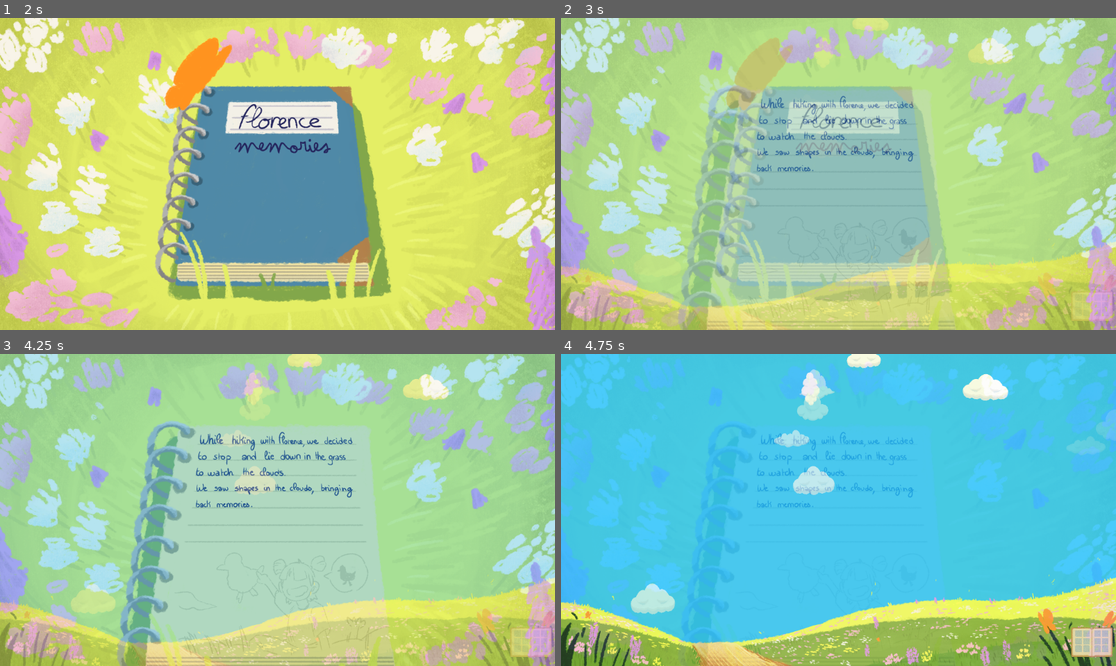
Above: before the commit, frames 1-4 (two rows, left to right).
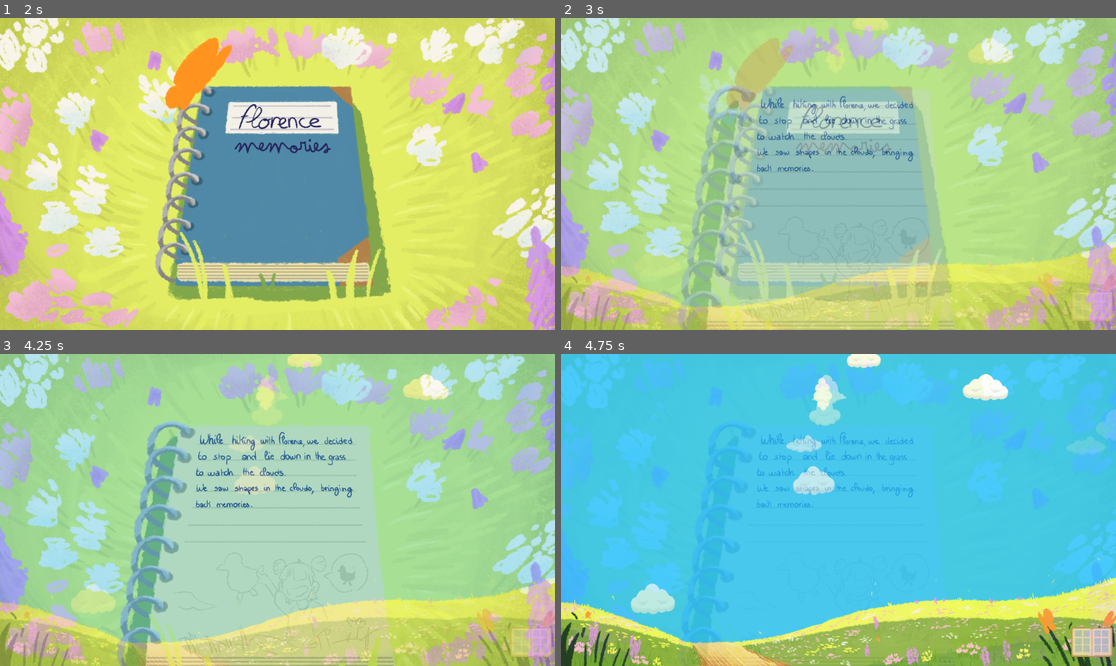
Above: after the commit, the same moments.

Repository: misterbamboo/ld-58
Game: Godot game, scene res://MainScene.tscn
Same seed, same stepped clock (60 frames per second), same inputs: the game is played once before the commit and once after it.
Inputs (mouse positions are in pixels of both pictures, inside the frame that each line leads up to):
- Up to frame 1 (2 s): click (249, 239) at 0.5 s; tap Enter at 1.25 s; move the mouse to (399, 158) at 1.27 s; tap P at 1.35 s; click (399, 158) at 1.42 s
- Up to frame 2 (3 s): move the mouse to (727, 189) at 2.02 s; tap P at 2.1, 2.85 s; click (727, 189) at 2.17 s; move the mouse to (894, 105) at 2.77 s; click (894, 105) at 2.92 s
- Up to frame 3 (4.25 s): move the mouse to (249, 572) at 3.52 s; tap P at 3.6 s; click (249, 572) at 3.67 s
- Up to frame 4 (4.75 s): move the mouse to (1005, 556) at 4.27 s; tap P at 4.35 s; click (1005, 556) at 4.42 s

Frame 1 is identical in both runs. In frame 2, 0.1% of the frame differs, in the area x 45-51%, y 6-16%; in frame 3, 0.8%; in frame 4, 1.2%, in the area x 38-52%, y 4-32%.

Commit message:
feat: Add ending word

Diff:
--- a/src/game/florence-memories/MainScene.tscn
+++ b/src/game/florence-memories/MainScene.tscn
@@ -21,6 +21,7 @@
 [ext_resource type="PackedScene" uid="uid://bk3vl85ad74aj" path="res://clouds/cloud-shapes/star-cloud.tscn" id="16_xtmsi"]
 [ext_resource type="PackedScene" uid="uid://r3te2808goqh" path="res://clouds/cloud-shapes/strawberry-cloud.tscn" id="17_anuui"]
 [ext_resource type="PackedScene" uid="uid://ffosy5ouk40a" path="res://clouds/cloud-shapes/trefle-cloud.tscn" id="18_8qg48"]
+[ext_resource type="PackedScene" uid="uid://xtjb3h20thw3" path="res://ending-cloud/ending-cloud.tscn" id="22_8qg48"]
 
 [node name="MainScene" type="Control"]
 layout_mode = 3
@@ -60,3 +61,6 @@
 [node name="MainMenu" parent="." instance=ExtResource("10_8xkvn")]
 visible = false
 layout_mode = 1
+
+[node name="EndingCloud" parent="." instance=ExtResource("22_8qg48")]
+position = Vector2(583, 341)
--- a/src/game/florence-memories/clouds/cloud.gd
+++ b/src/game/florence-memories/clouds/cloud.gd
@@ -99,11 +99,14 @@
 
 func check_if_vanished():
 	var current_time = get_current_time()
-	if current_time >= lifespan:
-		if not is_managed_by_shape:
+	if not is_managed_by_shape:
+		# Individual clouds: wait for fadeout to complete before destroying
+		if current_time >= lifespan and is_faded_out():
 			MessageBus.publish(CloudEvents.CLOUD_VANISHED, {"cloud": self})
 			queue_free()
-		else:
+	else:
+		# Managed clouds: just hide when time is up
+		if current_time >= lifespan:
 			visible = false
 
 func set_direction(new_direction: int) -> void:
--- a/src/game/florence-memories/clouds/cloud_events.gd
+++ b/src/game/florence-memories/clouds/cloud_events.gd
@@ -5,3 +5,5 @@
 const SHAPE_VANISHED: String = "shape_vanished"
 const SHAPE_FULLY_FADED: String = "shape_fully_faded"
 const SHAPE_SPAWNED: String = "shape_spawned"
+const ALL_MEMORIES_COLLECTED: String = "all_memories_collected"
+const GAME_COMPLETED: String = "game_completed"
--- a/src/game/florence-memories/clouds/cloud_spawner.gd
+++ b/src/game/florence-memories/clouds/cloud_spawner.gd
@@ -9,11 +9,14 @@
 @export var cloud_scenes: Array[PackedScene] = []
 @export var shape_scenes: Array[PackedScene] = []
 
-const SHAPE_PADDING_SIDES: float = 0.05  # 5% padding for left, top, right
-const SHAPE_PADDING_BOTTOM: float = 0.15  # 15% padding for bottom
+const SHAPE_PADDING_SIDES: float = 0.10  # 10% padding for left, top, right
+const SHAPE_PADDING_BOTTOM: float = 0.25  # 25% padding for bottom
+
 const CLOUD_PADDING_RIGHT: float = -0.05  # Allow 5% outside right edge
-const SHAPE_SPAWN_INTERVAL: float = 30.0
+
+const SHAPE_SPAWN_INTERVAL: float = 20.0
 const CLOUD_SPAWN_INTERVAL: float = 2.0
+
 const CLOUD_LIFESPAN: float = 30.0
 
 const CLOUD_MIN_SCALE: float = 1.0
--- /dev/null
+++ b/src/game/florence-memories/ending-cloud/ending-cloud-control.gd
@@ -0,0 +1,112 @@
+extends Node2D
+
+var timer: float = 0.0
+var is_timer_active: bool = false
+var all_faded_in: bool = false
+var cloud_count: int = 0
+var total_fade_time: float = 0.0
+var click_area: Area2D
+
+func _ready() -> void:
+	# Subscribe to all memories collected event
+	MessageBus.subscribe(CloudEvents.ALL_MEMORIES_COLLECTED, _on_all_memories_collected)
+
+	# Count child clouds
+	cloud_count = 0
+	for child in get_children():
+		if child is Sprite2D:
+			cloud_count += 1
+
+	# Calculate total time for all clouds to fade in
+	total_fade_time = cloud_count * 0.1  # 0.1s per cloud (updated FADE_DURATION)
+
+func _input(event: InputEvent) -> void:
+	# Debug trigger: Ctrl+P to start animation
+	if event is InputEventKey:
+		if event.pressed and event.keycode == KEY_P and event.ctrl_pressed:
+			print("[EndingCloudControl] DEBUG: Ctrl+P pressed - triggering animation")
+			_on_all_memories_collected({})
+
+func _process(delta: float) -> void:
+	if not is_timer_active:
+		return
+
+	timer += delta
+
+	# Check if all clouds have faded in
+	if not all_faded_in and timer >= total_fade_time:
+		all_faded_in = true
+		create_click_area()
+
+func get_timer() -> float:
+	return timer
+
+func _on_all_memories_collected(data: Dictionary) -> void:
+	print("[EndingCloudControl] All memories collected! Starting animation...")
+	is_timer_active = true
+
+func create_click_area() -> void:
+	# Calculate bounds from all child cloud positions
+	var bounds = calculate_clickable_bounds()
+
+	# Create clickable area
+	click_area = Area2D.new()
+	add_child(click_area)
+
+	var collision_shape = CollisionShape2D.new()
+	var rect_shape = RectangleShape2D.new()
+
+	var width = bounds.max_x - bounds.min_x
+	var height = bounds.max_y - bounds.min_y
+	var center_x = (bounds.min_x + bounds.max_x) / 2.0
+	var center_y = (bounds.min_y + bounds.max_y) / 2.0
+
+	rect_shape.size = Vector2(width, height)
+	collision_shape.shape = rect_shape
+	collision_shape.position = Vector2(center_x, center_y)
+
+	click_area.add_child(collision_shape)
+	click_area.input_event.connect(_on_click_area_input_event)
+
+	print("[EndingCloudControl] Click area created at: ", center_x, ",", center_y, " size: ", width, "x", height)
+
+func calculate_clickable_bounds() -> Dictionary:
+	var min_x = INF
+	var max_x = -INF
+	var min_y = INF
+	var max_y = -INF
+
+	for child in get_children():
+		if child is Sprite2D:
+			var pos = child.position
+			min_x = min(min_x, pos.x)
+			max_x = max(max_x, pos.x)
+			min_y = min(min_y, pos.y)
+			max_y = max(max_y, pos.y)
+
+	return {
+		"min_x": min_x,
+		"max_x": max_x,
+		"min_y": min_y,
+		"max_y": max_y
+	}
+
+func _on_click_area_input_event(viewport: Node, event: InputEvent, shape_idx: int) -> void:
+	if event is InputEventMouseButton:
+		if event.pressed and event.button_index == MOUSE_BUTTON_LEFT:
+			print("[EndingCloudControl] Ending cloud clicked! Starting fade out...")
+			fade_out_all_clouds()
+
+func fade_out_all_clouds() -> void:
+	# Disable click area
+	if click_area:
+		click_area.queue_free()
+
+	# Start fade out for all clouds
+	for child in get_children():
+		if child is Sprite2D and child.has_method("start_fade_out"):
+			child.start_fade_out(timer)
+
+	# Wait for fade out to complete, then publish game completed event
+	await get_tree().create_timer(1.0).timeout  # FADE_OUT_DURATION
+	MessageBus.publish(CloudEvents.GAME_COMPLETED, {})
--- /dev/null
+++ b/src/game/florence-memories/ending-cloud/ending-cloud.gd
@@ -0,0 +1,86 @@
+extends Sprite2D
+
+# Static coordination for sequential animation
+static var clouds: Array[Sprite2D] = []
+
+const FADE_DURATION: float = 0.1
+const FADE_OUT_DURATION: float = 1.0
+const ANIM_SCALE: float = 0.15
+const ANIM_ROTATION: float = 0.15
+
+var cloud_index: int = -1
+var initial_scale: Vector2
+var initial_rotation: float
+var fade_in_start_time: float = 0.0
+var is_faded_in: bool = false
+var is_fading_out: bool = false
+var fade_out_start_time: float = 0.0
+
+# Random animation parameters for unique movement
+var animation_offset: float = 0.0
+var scale_speed: float = 1.0
+var rotation_speed: float = 1.0
+
+func _ready() -> void:
+	# Store initial values
+	initial_scale = scale
+	initial_rotation = rotation
+
+	# Start invisible
+	modulate.a = 0.0
+
+	# Register in static array
+	cloud_index = clouds.size()
+	clouds.append(self)
+
+	# Calculate when this cloud should start fading in
+	fade_in_start_time = cloud_index * FADE_DURATION
+
+	# Randomize animation parameters for unique movement
+	animation_offset = randf() * TAU  # Random phase 0 to 2π
+	scale_speed = randf_range(0.5, 1.5)
+	rotation_speed = randf_range(0.5, 1.5)
+
+func _process(delta: float) -> void:
+	var timer = get_timer()
+
+	# Handle fade-out (takes priority)
+	if is_fading_out:
+		update_fade_out(timer)
+		return
+
+	# Handle fade-in
+	if not is_faded_in:
+		update_fade_in(timer)
+	else:
+		# Gentle animation after fade-in
+		apply_gentle_animation(timer)
+
+func get_timer() -> float:
+	var parent = get_parent()
+	if parent and parent.has_method("get_timer"):
+		return parent.get_timer()
+	return 0.0
+
+func update_fade_in(timer: float) -> void:
+	if timer >= fade_in_start_time:
+		var fade_progress = (timer - fade_in_start_time) / FADE_DURATION
+		modulate.a = clamp(fade_progress, 0.0, 1.0)
+
+		if fade_progress >= 1.0:
+			is_faded_in = true
+
+func apply_gentle_animation(timer: float) -> void:
+	# Gentle scale and rotation oscillation with random timing
+	var scale_oscillation = 1.0 + sin((timer + animation_offset) * scale_speed) * ANIM_SCALE
+	scale = initial_scale * scale_oscillation
+
+	rotation = initial_rotation + sin((timer + animation_offset) * rotation_speed * 0.8) * ANIM_ROTATION
+
+func start_fade_out(timer: float) -> void:
+	is_fading_out = true
+	fade_out_start_time = timer
+
+func update_fade_out(timer: float) -> void:
+	var fade_progress = (timer - fade_out_start_time) / FADE_OUT_DURATION
+	modulate.a = clamp(1.0 - fade_progress, 0.0, 1.0)
--- /dev/null
+++ b/src/game/florence-memories/ending-cloud/ending-cloud.tscn
@@ -0,0 +1,447 @@
+[gd_scene load_steps=5 format=3 uid="uid://xtjb3h20thw3"]
+
+[ext_resource type="Script" uid="uid://blk2anul1q61l" path="res://ending-cloud/ending-cloud-control.gd" id="1_gtn0t"]
+[ext_resource type="Texture2D" uid="uid://d3k3dlxywhqgq" path="res://clouds/assets/Cloud_2.png" id="1_itxg0"]
+[ext_resource type="Script" uid="uid://btuf5uiv2hdb4" path="res://ending-cloud/ending-cloud.gd" id="2_itxg0"]
+[ext_resource type="Texture2D" uid="uid://cwcv025mi34tp" path="res://clouds/assets/Cloud_3.png" id="3_2b4qd"]
+
+[node name="EndingCloud" type="Node2D"]
+script = ExtResource("1_gtn0t")
+
+[node name="Cloud1" type="Sprite2D" parent="."]
+position = Vector2(-43.199936, -110.81906)
+rotation = -0.48202914
+scale = Vector2(0.05, 0.06575518)
+texture = ExtResource("1_itxg0")
+script = ExtResource("2_itxg0")
+
+[node name="Cloud2" type="Sprite2D" parent="."]
+position = Vector2(-28.199936, -111.81911)
+rotation = 0.34666437
+scale = Vector2(0.05, 0.06575518)
+texture = ExtResource("1_itxg0")
+script = ExtResource("2_itxg0")
+
+[node name="Cloud3" type="Sprite2D" parent="."]
+position = Vector2(-36.199936, -93.81911)
+scale = Vector2(0.05, 0.06575518)
+texture = ExtResource("1_itxg0")
+script = ExtResource("2_itxg0")
+
+[node name="Cloud4" type="Sprite2D" parent="."]
+position = Vector2(-0.20018005, -99.81911)
+scale = Vector2(0.10937465, 0.10937465)
+texture = ExtResource("3_2b4qd")
+script = ExtResource("2_itxg0")
+
+[node name="Cloud5" type="Sprite2D" parent="."]
+position = Vector2(25.800064, -108.81911)
+scale = Vector2(0.05, 0.06575518)
+texture = ExtResource("1_itxg0")
+script = ExtResource("2_itxg0")
+
+[node name="Cloud6" type="Sprite2D" parent="."]
+position = Vector2(30.800064, -89.819046)
+rotation = -0.7853982
+scale = Vector2(0.05, 0.06575518)
+texture = ExtResource("1_itxg0")
+script = ExtResource("2_itxg0")
+
+[node name="Cloud7" type="Sprite2D" parent="."]
+position = Vector2(44.800064, -89.81911)
+rotation = 0.7853982
+scale = Vector2(0.05, 0.06575518)
+texture = ExtResource("1_itxg0")
+script = ExtResource("2_itxg0")
+
+[node name="Cloud8" type="Sprite2D" parent="."]
+position = Vector2(47.800064, -108.81911)
+scale = Vector2(0.05, 0.06575518)
+texture = ExtResource("1_itxg0")
+script = ExtResource("2_itxg0")
+
+[node name="Cloud9" type="Sprite2D" parent="."]
+position = Vector2(-131.20001, -31.819092)
+scale = Vector2(0.05, 0.06575518)
+texture = ExtResource("1_itxg0")
+script = ExtResource("2_itxg0")
+
+[node name="Cloud10" type="Sprite2D" parent="."]
+position = Vector2(-118.20001, -44.81909)
+rotation = 1.0936267
+scale = Vector2(0.05, 0.06575518)
+texture = ExtResource("1_itxg0")
+script = ExtResource("2_itxg0")
+
+[node name="Cloud11" type="Sprite2D" parent="."]
+position = Vector2(-121.69, -16.439087)
+rotation = -1.0943215
+scale = Vector2(0.05, 0.06575518)
+texture = ExtResource("1_itxg0")
+script = ExtResource("2_itxg0")
+
+[node name="Cloud12" type="Sprite2D" parent="."]
+position = Vector2(-86.20006, -30.819092)
+scale = Vector2(0.10937465, 0.10937465)
+texture = ExtResource("3_2b4qd")
+script = ExtResource("2_itxg0")
+
+[node name="Cloud13" type="Sprite2D" parent="."]
+position = Vector2(-58.199997, -35.81909)
+scale = Vector2(0.05, 0.06575518)
+texture = ExtResource("1_itxg0")
+script = ExtResource("2_itxg0")
+
+[node name="Cloud14" type="Sprite2D" parent="."]
+position = Vector2(-51.199997, -16.819092)
+rotation = 1.5707964
+scale = Vector2(0.05, 0.06575518)
+texture = ExtResource("1_itxg0")
+script = ExtResource("2_itxg0")
+
+[node name="Cloud15" type="Sprite2D" parent="."]
+position = Vector2(-31.199997, -34.81909)
+scale = Vector2(0.05, 0.06575518)
+texture = ExtResource("1_itxg0")
+script = ExtResource("2_itxg0")
+
+[node name="Cloud16" type="Sprite2D" parent="."]
+position = Vector2(-23.40001, -15.985779)
+rotation = 1.5707964
+scale = Vector2(0.05, 0.06575518)
+texture = ExtResource("1_itxg0")
+script = ExtResource("2_itxg0")
+
+[node name="Cloud17" type="Sprite2D" parent="."]
+position = Vector2(-5.199997, -33.81909)
+scale = Vector2(0.05, 0.06575518)
+texture = ExtResource("1_itxg0")
+script = ExtResource("2_itxg0")
+
+[node name="Cloud18" type="Sprite2D" parent="."]
+position = Vector2(3.5999908, -15.985779)
+rotation = 1.5707964
+scale = Vector2(0.05, 0.06575518)
+texture = ExtResource("1_itxg0")
+script = ExtResource("2_itxg0")
+
+[node name="Cloud19" type="Sprite2D" parent="."]
+position = Vector2(3.800003, -31.819092)
+rotation = 1.5707964
+scale = Vector2(0.05, 0.06575518)
+texture = ExtResource("1_itxg0")
+script = ExtResource("2_itxg0")
+
+[node name="Cloud20" type="Sprite2D" parent="."]
+position = Vector2(3.800003, -45.81909)
+rotation = 1.5707964
+scale = Vector2(0.05, 0.06575518)
+texture = ExtResource("1_itxg0")
+script = ExtResource("2_itxg0")
+
+[node name="Cloud21" type="Sprite2D" parent="."]
+position = Vector2(22.59999, -32.717896)
+scale = Vector2(0.05, 0.06575518)
+texture = ExtResource("1_itxg0")
+script = ExtResource("2_itxg0")
+
+[node name="Cloud22" type="Sprite2D" parent="."]
+position = Vector2(35.59999, -45.717896)
+rotation = 1.0936267
+scale = Vector2(0.05, 0.06575518)
+texture = ExtResource("1_itxg0")
+script = ExtResource("2_itxg0")
+
+[node name="Cloud23" type="Sprite2D" parent="."]
+position = Vector2(32.11, -17.33789)
+rotation = -1.0943215
+scale = Vector2(0.05, 0.06575518)
+texture = ExtResource("1_itxg0")
+script = ExtResource("2_itxg0")
+
+[node name="Cloud24" type="Sprite2D" parent="."]
+position = Vector2(63.800003, -45.81909)
+rotation = 1.5707964
+scale = Vector2(0.05, 0.06575518)
+texture = ExtResource("1_itxg0")
+script = ExtResource("2_itxg0")
+
+[node name="Cloud25" type="Sprite2D" parent="."]
+position = Vector2(61.800003, -30.819092)
+scale = Vector2(0.05, 0.06575518)
+texture = ExtResource("1_itxg0")
+script = ExtResource("2_itxg0")
+
+[node name="Cloud26" type="Sprite2D" parent="."]
+position = Vector2(83.59999, -34.019104)
+scale = Vector2(0.05, 0.06575518)
+texture = ExtResource("1_itxg0")
+script = ExtResource("2_itxg0")
+
+[node name="Cloud27" type="Sprite2D" parent="."]
+position = Vector2(92.39998, -16.185791)
+rotation = 1.5707964
+scale = Vector2(0.05, 0.06575518)
+texture = ExtResource("1_itxg0")
+script = ExtResource("2_itxg0")
+
+[node name="Cloud28" type="Sprite2D" parent="."]
+position = Vector2(92.59999, -32.019104)
+rotation = 1.5707964
+scale = Vector2(0.05, 0.06575518)
+texture = ExtResource("1_itxg0")
+script = ExtResource("2_itxg0")
+
+[node name="Cloud29" type="Sprite2D" parent="."]
+position = Vector2(92.59999, -46.019104)
+rotation = 1.5707964
+scale = Vector2(0.05, 0.06575518)
+texture = ExtResource("1_itxg0")
+script = ExtResource("2_itxg0")
+
+[node name="Cloud30" type="Sprite2D" parent="."]
+position = Vector2(111.8, -32.81909)
+scale = Vector2(0.05, 0.06575518)
+texture = ExtResource("1_itxg0")
+script = ExtResource("2_itxg0")
+
+[node name="Cloud31" type="Sprite2D" parent="."]
+position = Vector2(120.633316, -15.185791)
+rotation = 1.5707964
+scale = Vector2(0.05, 0.06575518)
+texture = ExtResource("1_itxg0")
+script = ExtResource("2_itxg0")
+
+[node name="Cloud32" type="Sprite2D" parent="."]
+position = Vector2(120.83333, -45.019104)
+rotation = 1.5707964
+scale = Vector2(0.05, 0.06575518)
+texture = ExtResource("1_itxg0")
+script = ExtResource("2_itxg0")
+
+[node name="Cloud33" type="Sprite2D" parent="."]
+position = Vector2(130.8, -37.81909)
+rotation = 2.5569074
+scale = Vector2(0.05, 0.06575518)
+texture = ExtResource("1_itxg0")
+script = ExtResource("2_itxg0")
+
+[node name="Cloud34" type="Sprite2D" parent="."]
+position = Vector2(129.8, -19.819092)
+rotation = -2.5569074
+scale = Vector2(0.05, 0.06575518)
+texture = ExtResource("1_itxg0")
+script = ExtResource("2_itxg0")
+
+[node name="CloudLong35" type="Sprite2D" parent="."]
+position = Vector2(-33.199936, 40.180862)
+rotation = -2.8012536
+scale = Vector2(0.05, 0.10021641)
+texture = ExtResource("1_itxg0")
+script = ExtResource("2_itxg0")
+
+[node name="CloudLong36" type="Sprite2D" parent="."]
+position = Vector2(-16.199936, 39.180954)
+rotation = 2.8012536
+scale = Vector2(0.05, 0.10021641)
+texture = ExtResource("1_itxg0")
+script = ExtResource("2_itxg0")
+
+[node name="Cloud37" type="Sprite2D" parent="."]
+position = Vector2(-22.200058, 43.18094)
+rotation = 1.5707964
+scale = Vector2(0.05, 0.06575518)
+texture = ExtResource("1_itxg0")
+script = ExtResource("2_itxg0")
+
+[node name="Cloud38" type="Sprite2D" parent="."]
+position = Vector2(-1.4000092, 31.014221)
+scale = Vector2(0.05, 0.06575518)
+texture = ExtResource("1_itxg0")
+script = ExtResource("2_itxg0")
+
+[node name="Cloud39" type="Sprite2D" parent="."]
+position = Vector2(5.599991, 50.01422)
+rotation = 1.5707964
+scale = Vector2(0.05, 0.06575518)
+texture = ExtResource("1_itxg0")
+script = ExtResource("2_itxg0")
+
+[node name="Cloud40" type="Sprite2D" parent="."]
+position = Vector2(25.59999, 32.01422)
+scale = Vector2(0.05, 0.06575518)
+texture = ExtResource("1_itxg0")
+script = ExtResource("2_itxg0")
+
+[node name="Cloud41" type="Sprite2D" parent="."]
+position = Vector2(33.39998, 50.847534)
+rotation = 1.5707964
+scale = Vector2(0.05, 0.06575518)
+texture = ExtResource("1_itxg0")
+script = ExtResource("2_itxg0")
+
+[node name="Cloud42" type="Sprite2D" parent="."]
+position = Vector2(-122.20001, 106.76425)
+scale = Vector2(0.05, 0.07975259)
+texture = ExtResource("1_itxg0")
+script = ExtResource("2_itxg0")
+
+[node name="Cloud43" type="Sprite2D" parent="."]
+position = Vector2(-90.2, 105.76425)
+scale = Vector2(0.05, 0.075846314)
+texture = ExtResource("1_itxg0")
+script = ExtResource("2_itxg0")
+
+[node name="CloudLong44" type="Sprite2D" parent="."]
+position = Vector2(-112.199936, 108.18092)
+rotation = 2.8012536
+scale = Vector2(0.05, 0.10021641)
+texture = ExtResource("1_itxg0")
+script = ExtResource("2_itxg0")
+
+[node name="CloudLong45" type="Sprite2D" parent="."]
+position = Vector2(-101.57024, 108.637405)
+rotation = -2.8012536
+scale = Vector2(0.05, 0.10021641)
+texture = ExtResource("1_itxg0")
+script = ExtResource("2_itxg0")
+
+[node name="Cloud46" type="Sprite2D" parent="."]
+position = Vector2(-76.40001, 103.980896)
+scale = Vector2(0.05, 0.06575518)
+texture = ExtResource("1_itxg0")
+script = ExtResource("2_itxg0")
+
+[node name="Cloud47" type="Sprite2D" parent="."]
+position = Vector2(-67.60002, 121.81421)
+rotation = 1.5707964
+scale = Vector2(0.05, 0.06575518)
+texture = ExtResource("1_itxg0")
+script = ExtResource("2_itxg0")
+
+[node name="Cloud48" type="Sprite2D" parent="."]
+position = Vector2(-67.40001, 105.980896)
+rotation = 1.5707964
+scale = Vector2(0.05, 0.06575518)
+texture = ExtResource("1_itxg0")
+script = ExtResource("2_itxg0")
+
+[node name="Cloud49" type="Sprite2D" parent="."]
+position = Vector2(-67.40001, 91.980896)
+rotation = 1.5707964
+scale = Vector2(0.05, 0.06575518)
+texture = ExtResource("1_itxg0")
+script = ExtResource("2_itxg0")
+
+[node name="Cloud50" type="Sprite2D" parent="."]
+position = Vector2(-48.40001, 105.99252)
+scale = Vector2(0.05, 0.078860864)
+texture = ExtResource("1_itxg0")
+script = ExtResource("2_itxg0")
+
+[node name="Cloud51" type="Sprite2D" parent="."]
+position = Vector2(-16.40001, 105.49252)
+scale = Vector2(0.05, 0.07690773)
+texture = ExtResource("1_itxg0")
+script = ExtResource("2_itxg0")
+
+[node name="CloudLong52" type="Sprite2D" parent="."]
+position = Vector2(-38.39995, 107.6375)
+rotation = 2.8012536
+scale = Vector2(0.05, 0.10021641)
+texture = ExtResource("1_itxg0")
+script = ExtResource("2_itxg0")
+
+[node name="CloudLong53" type="Sprite2D" parent="."]
+position = Vector2(-27.770248, 108.09398)
+rotation = -2.8012536
+scale = Vector2(0.05, 0.10021641)
+texture = ExtResource("1_itxg0")
+script = ExtResource("2_itxg0")
+
+[node name="Cloud52" type="Sprite2D" parent="."]
+position = Vector2(9.800003, 106.18091)
+scale = Vector2(0.10937465, 0.10937465)
+texture = ExtResource("3_2b4qd")
+script = ExtResource("2_itxg0")
+
+[node name="Cloud53" type="Sprite2D" parent="."]
+position = Vector2(38.800003, 104.18091)
+scale = Vector2(0.05, 0.07690773)
+texture = ExtResource("1_itxg0")
+script = ExtResource("2_itxg0")
+
+[node name="Cloud54" type="Sprite2D" parent="."]
+position = Vector2(49.800003, 113.180916)
+rotation = -0.5691593
+scale = Vector2(0.05, 0.07690773)
+texture = ExtResource("1_itxg0")
+script = ExtResource("2_itxg0")
+
+[node name="Cloud55" type="Sprite2D" parent="."]
+position = Vector2(45.800003, 92.18088)
+rotation = 1.5707964
+scale = Vector2(0.05, 0.07690773)
+texture = ExtResource("1_itxg0")
+script = ExtResource("2_itxg0")
+
+[node name="Cloud56" type="Sprite2D" parent="."]
+position = Vector2(55.800003, 100.18088)
+rotation = 0.7853982
+scale = Vector2(0.05, 0.05523654)
+texture = ExtResource("1_itxg0")
+script = ExtResource("2_itxg0")
+
+[node name="Cloud57" type="Sprite2D" parent="."]
+position = Vector2(69.8, 106.18091)
+scale = Vector2(0.05, 0.06575518)
+texture = ExtResource("1_itxg0")
+script = ExtResource("2_itxg0")
+
+[node name="Cloud58" type="Sprite2D" parent="."]
+position = Vector2(84.59999, 103.980896)
+scale = Vector2(0.05, 0.06575518)
+texture = ExtResource("1_itxg0")
+script = ExtResource("2_itxg0")
+
+[node name="Cloud59" type="Sprite2D" parent="."]
+position = Vector2(93.39998, 121.81421)
+rotation = 1.5707964
+scale = Vector2(0.05, 0.06575518)
+texture = ExtResource("1_itxg0")
+script = ExtResource("2_itxg0")
+
+[node name="Cloud60" type="Sprite2D" parent="."]
+position = Vector2(93.59999, 105.980896)
+rotation = 1.5707964
+scale = Vector2(0.05, 0.06575518)
+texture = ExtResource("1_itxg0")
+script = ExtResource("2_itxg0")
+
+[node name="Cloud61" type="Sprite2D" parent="."]
+position = Vector2(93.59999, 91.980896)
+rotation = 1.5707964
+scale = Vector2(0.05, 0.06575518)
+texture = ExtResource("1_itxg0")
+script = ExtResource("2_itxg0")
+
+[node name="Cloud62" type="Sprite2D" parent="."]
+position = Vector2(121.79994, 93.18091)
+rotation = 1.5707964
+scale = Vector2(0.05, 0.06575518)
+texture = ExtResource("1_itxg0")
+script = ExtResource("2_itxg0")
+
+[node name="Cloud64" type="Sprite2D" parent="."]
+position = Vector2(122.8, 120.18088)
+rotation = 1.3875368
+scale = Vector2(0.05, 0.06575518)
+texture = ExtResource("1_itxg0")
+script = ExtResource("2_itxg0")
+
+[node name="Cloud63" type="Sprite2D" parent="."]
+position = Vector2(122.78584, 108.96522)
+rotation = 2.3212879
+scale = Vector2(0.05, 0.081702836)
+texture = ExtResource("1_itxg0")
+script = ExtResource("2_itxg0")
--- a/src/game/florence-memories/memories-book/memory_collector.gd
+++ b/src/game/florence-memories/memories-book/memory_collector.gd
@@ -89,6 +89,11 @@
 	sprite.queue_free()
 	next_slot_index += 1
 
+	# Check if all memories are collected
+	if next_slot_index >= MAX_MEMORY_SLOTS:
+		print("[MemoryCollector] All memories collected!")
+		MessageBus.publish(CloudEvents.ALL_MEMORIES_COLLECTED, {})
+
 func fill_memory_slot(slot_index: int, texture: Texture2D) -> void:
 	memory_slots[slot_index] = texture
 	collected_texture_paths[texture.resource_path] = true
Not shown: 1 places in src/game/florence-memories/MainScene.tscn that only renumber resources
Not shown, added: src/game/florence-memories/ending-cloud/ending-cloud-control.gd.uid
Not shown, added: src/game/florence-memories/ending-cloud/ending-cloud.gd.uid
